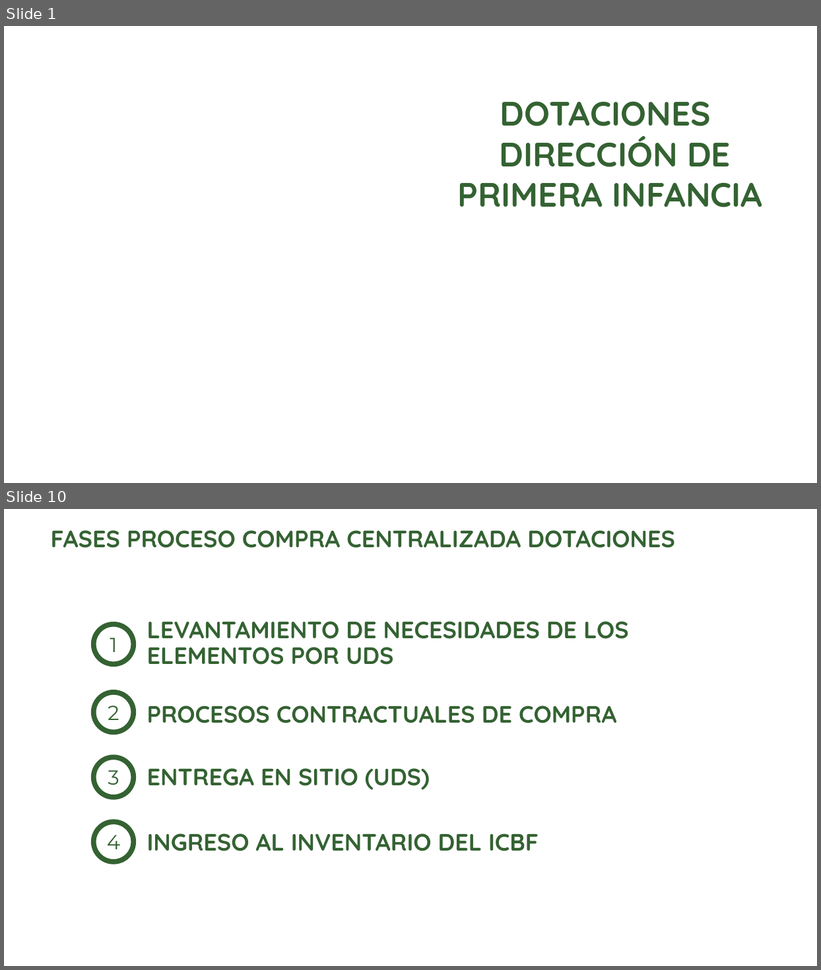
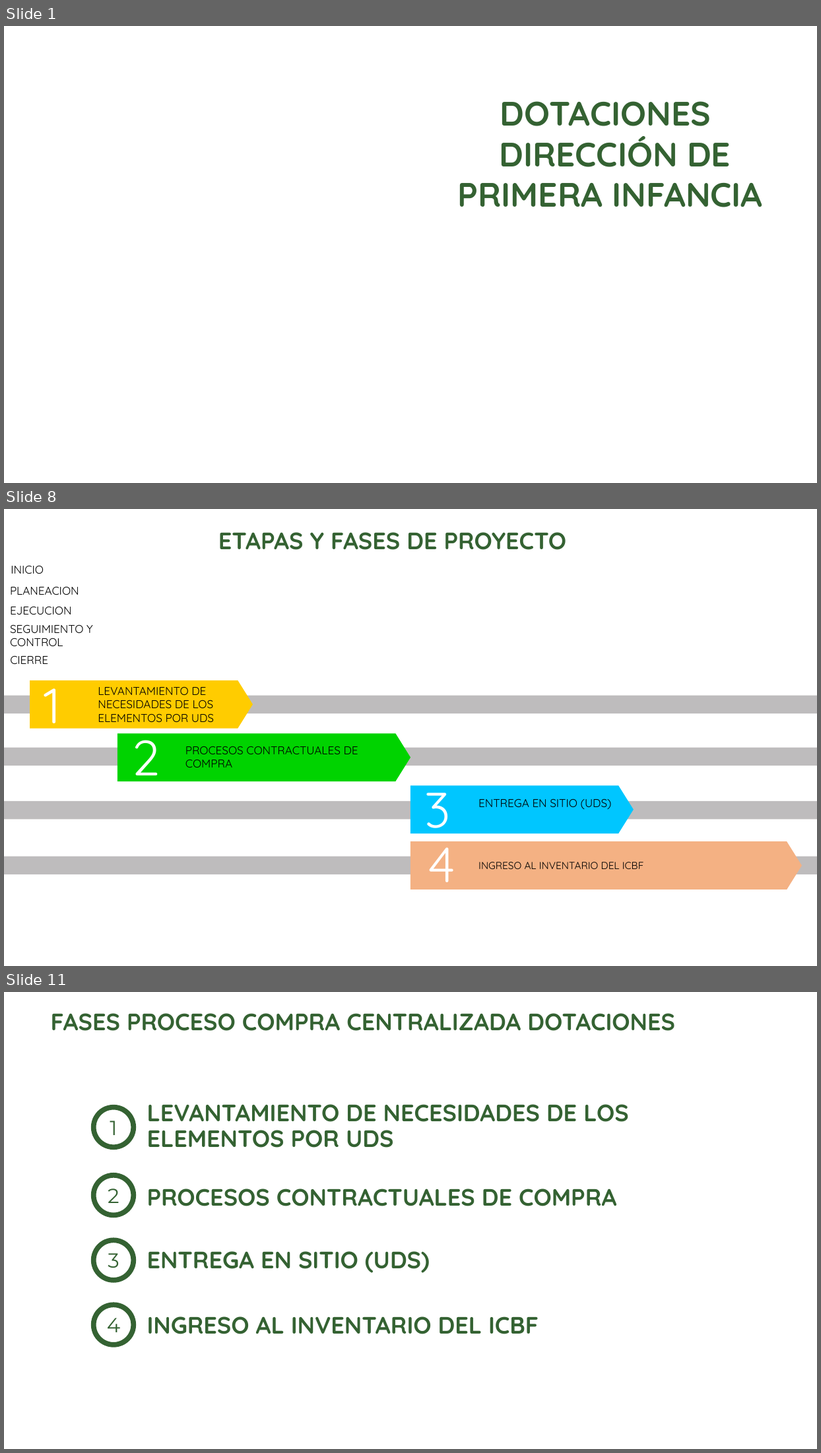
Before and after one commit to paulaO/Dotaciones2019, a slide deck: 5.GestionDotaciones/CompraControlada/ReunionCompraCentralizada_2018/PRESENTACION CENTRALIZACION DOTACIONES 070319.pptx. Shown one above the other, each under a label of ours: slides 1 and 10 before the commit, slides 1, 8 and 11 after it; the slides between them are not shown. The pictures are 821x970 and 821x1453 pixels, drawn with LibreOffice and Linux fonts; fonts in the diff are those of the drawing; background and template pictures are left out. Boxes give left, top, right and bottom in pixels: in the first picture for what was removed or moved away, otherwise in the second. Text is boxed around its words. In the diff, an @@ line names an element or a change of style, - is before the commit and + after.

```diff
--- a/5.GestionDotaciones/CompraControlada/ReunionCompraCentralizada_2018/PRESENTACION CENTRALIZACION DOTACIONES 070319.pptx
+++ b/5.GestionDotaciones/CompraControlada/ReunionCompraCentralizada_2018/PRESENTACION CENTRALIZACION DOTACIONES 070319.pptx
@@ slide 8 added at [4,509,817,966], background picture (left out) @@
@@ text added at [218,532,567,550], 28 pt, text #346232, bold @@
+ETAPAS Y FASES DE PROYECTO
@@ text added at [11,565,44,574], 13.3 pt, text #000000 @@
+INICIO
@@ text added at [10,586,79,595], 13.3 pt, text #000000 @@
+PLANEACION
@@ text added at [10,606,71,615], 13.3 pt, text #000000 @@
+EJECUCION
@@ text added at [10,625,93,646], 13.3 pt, text #000000 @@
+SEGUIMIENTO Y CONTROL
@@ text added at [10,656,48,664], 13.3 pt, text #000000 @@
+CIERRE
@@ pentagon arrow added at [30,681,253,729], fill #FFCC00 @@
@@ text added at [44,672,61,737], 58.7 pt, text #FFFFFF @@
+1
@@ rectangle added at [4,696,817,714], fill #BEBCBD @@
@@ text added at [98,687,214,722], 13.3 pt, text #000000 @@
+LEVANTAMIENTO DE NECESIDADES DE LOS ELEMENTOS POR UDS
@@ text added at [131,724,160,789], 58.7 pt, text #FFFFFF @@
+2
@@ pentagon arrow added at [118,733,411,782], fill #00D300 @@
@@ rectangle added at [4,747,817,766], fill #BEBCBD @@
@@ text added at [186,747,358,768], 13.3 pt, text #000000 @@
+PROCESOS CONTRACTUALES DE COMPRA
@@ text added at [424,776,450,841], 58.7 pt, text #FFFFFF @@
+3
@@ rectangle added at [4,801,817,819], fill #BEBCBD @@
@@ pentagon arrow added at [411,786,634,834], fill #00C6FF @@
@@ text added at [479,799,612,809], 13.3 pt, text #000000 @@
+ENTREGA EN SITIO (UDS)
@@ pentagon arrow added at [411,842,803,890], fill #F4B183 @@
@@ text added at [428,832,455,896], 58.7 pt, text #FFFFFF @@
+4
@@ rectangle added at [4,857,817,875], fill #BEBCBD @@
@@ text added at [479,862,644,869], 12 pt, text #000000 @@
+INGRESO AL INVENTARIO DEL ICBF
@@ what was slide 10 is now slide 11 @@
```
Also in this commit, not shown: 2 slides changed, 6 other slides added, 6 slides removed, 11 other files.
